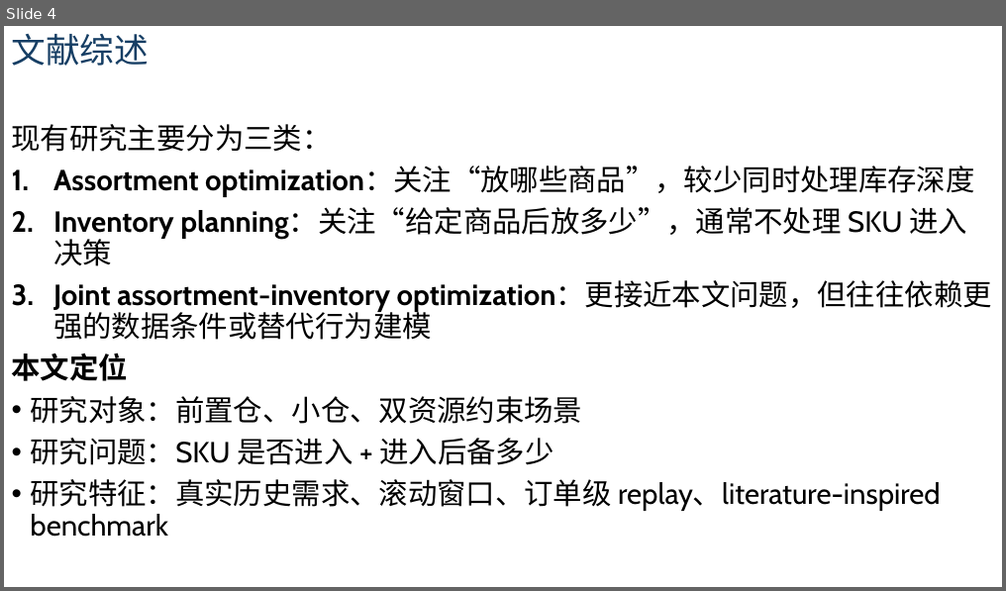
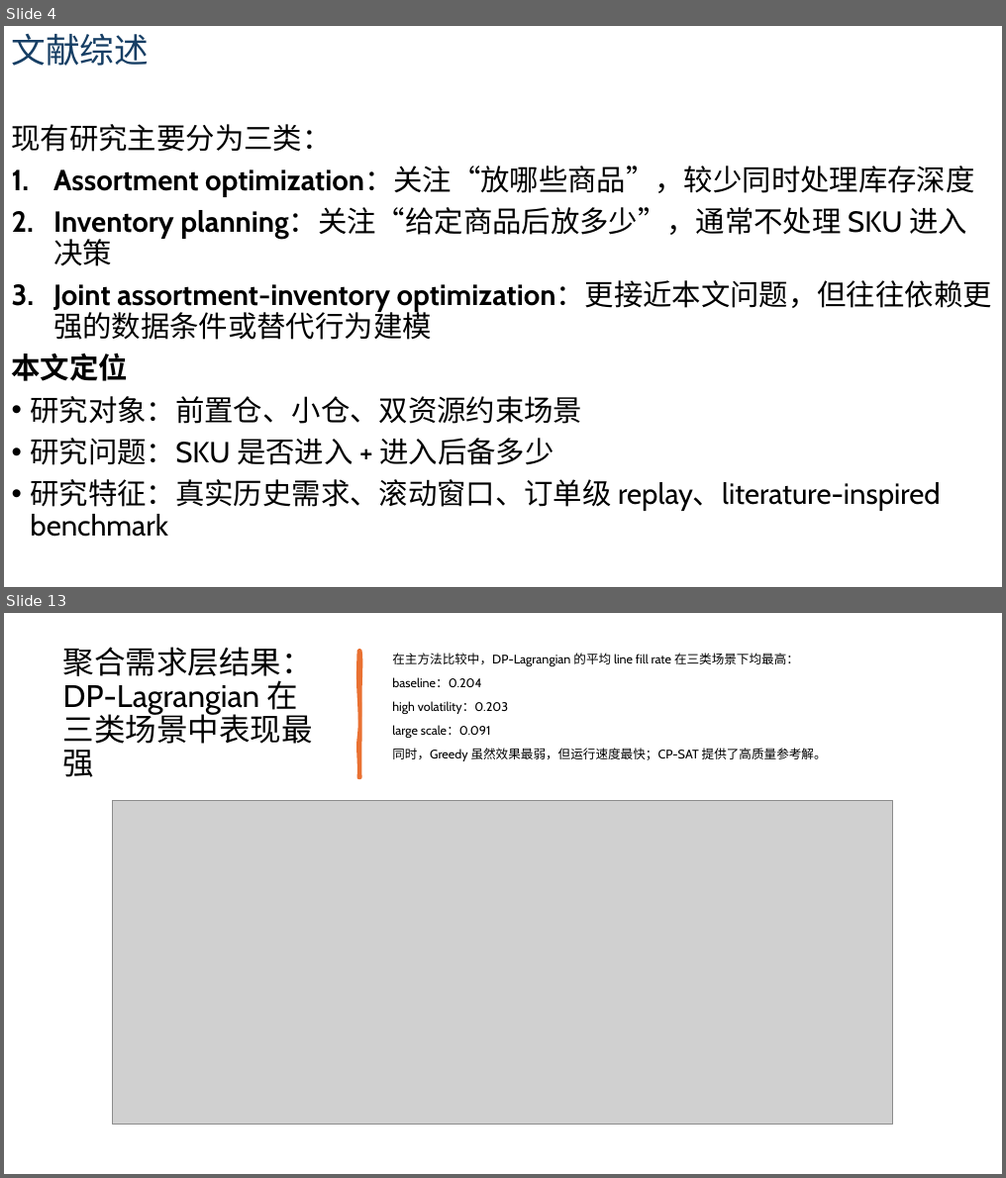
Before and after one commit to MartinWANGMUTIAN/OR_tools, a slide deck: Presentation1.pptx. Shown one above the other, each under a label of ours: slide 4 before the commit, slides 4 and 13 after it; the slides between them are not shown. The pictures are 1006x591 and 1006x1178 pixels, drawn with LibreOffice and Linux fonts; fonts in the diff are those of the drawing; grey boxes stand for pictures. Boxes give left, top, right and bottom in pixels: in the first picture for what was removed or moved away, otherwise in the second. Text is boxed around its words. In the diff, an @@ line names an element or a change of style, - is before the commit and + after.

```diff
--- a/Presentation1.pptx
+++ b/Presentation1.pptx
@@ slide 13 added at [4, 613, 1002, 1174], background #FFFFFF @@
@@ title added at [63, 647, 313, 777], 30 pt, text #000000 @@
+聚合需求层结果：DP-Lagrangian 在三类场景中表现最强
@@ freeform shape added at [358, 651, 360, 777], fill #E97132, outline #E97132 3.25 pt @@
@@ text added at [392, 653, 827, 761], 12 pt, text #000000 @@
+在主方法比较中，DP-Lagrangian 的平均 line fill rate 在三类场景下均最高：
+baseline：0.204
+high volatility：0.203
+large scale：0.091
+同时，Greedy 虽然效果最弱，但运行速度最快；CP-SAT 提供了高质量参考解。
@@ picture added at [112, 801, 893, 1125] @@
```
Also in this commit, not shown: 12 other slides added, 7 other files.
